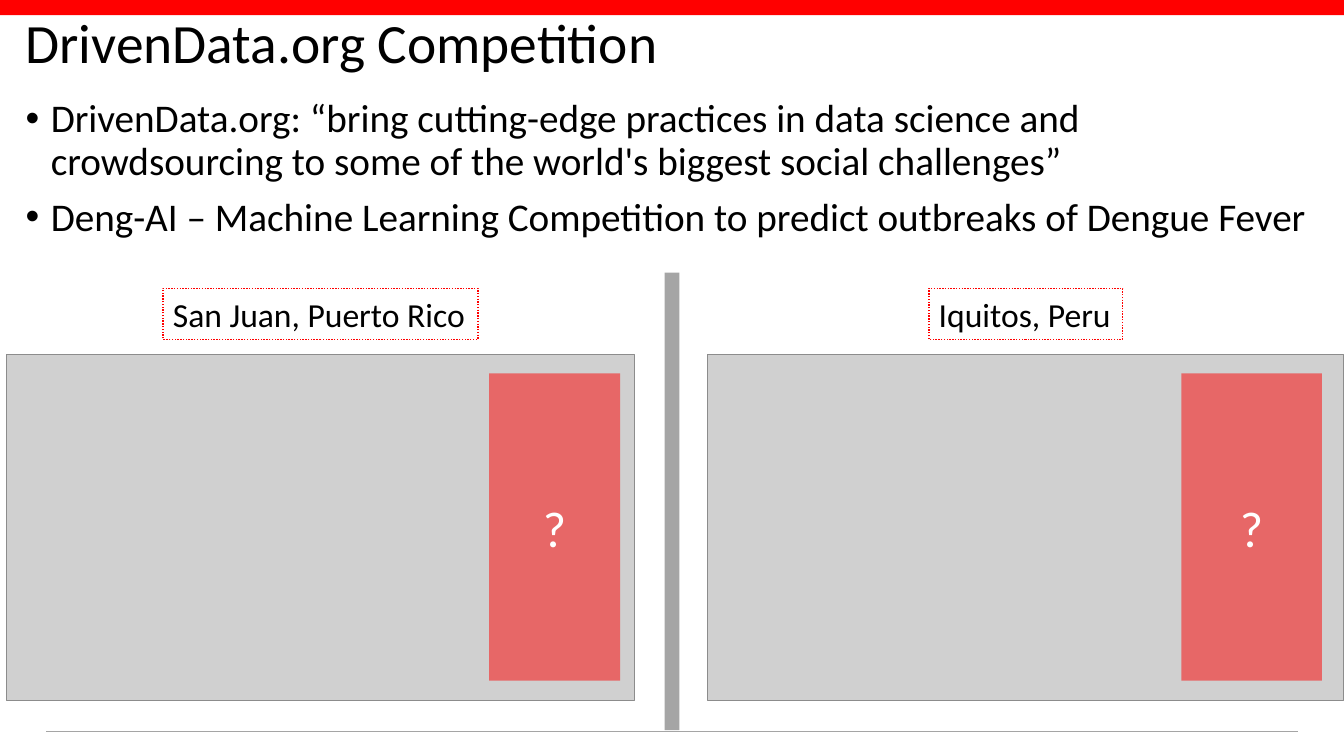
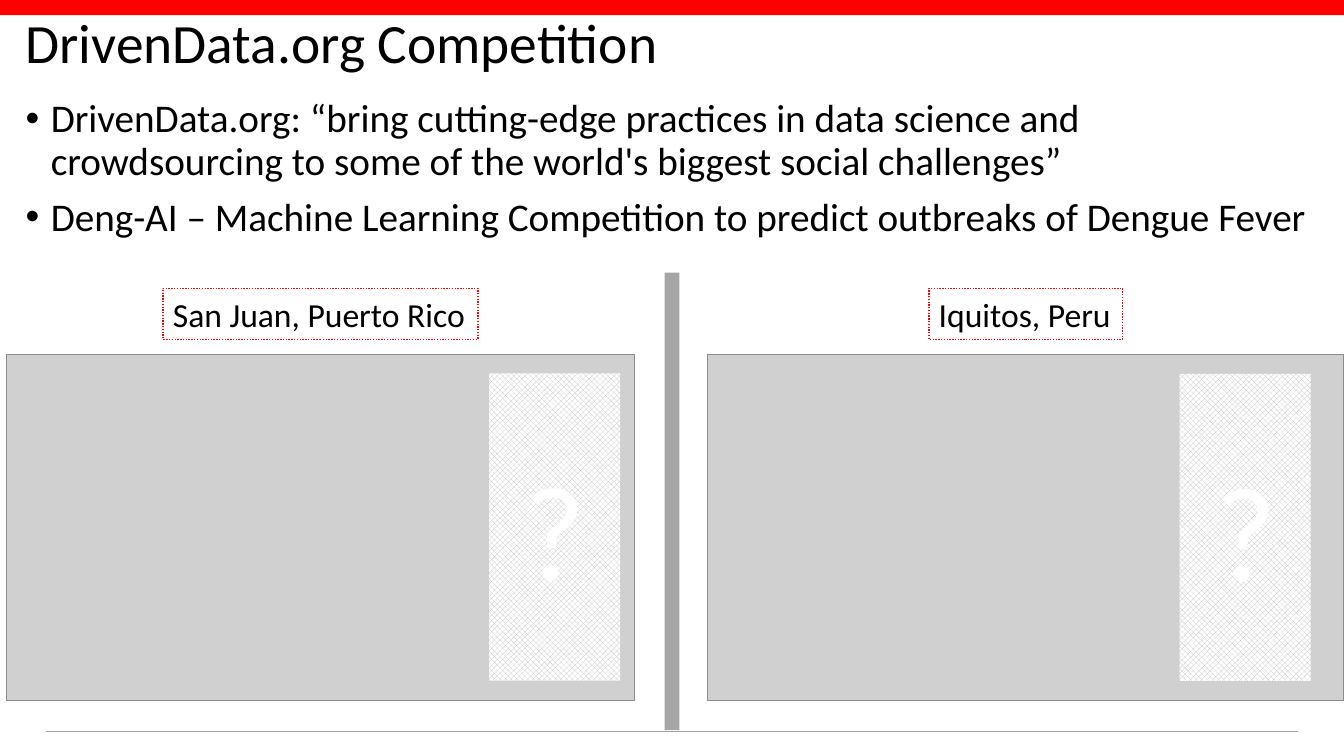
Before and after one commit to conditg/deng-ai, a slide deck: slide 3 of DengAI.pptx. Drawn at 1344x756 pixels with LibreOffice and Linux fonts; fonts in the diff are those of the drawing; grey boxes stand for pictures; background and template pictures are left out. Boxes give left, top, right and bottom in pixels: in the first picture for what was removed or moved away, otherwise in the second. Text is boxed around its words. In the diff, an @@ line names an element or a change of style, - is before the commit and + after.

```diff
--- a/DengAI.pptx
+++ b/DengAI.pptx
@@ rectangle "?" at (x1=489, y1=374, x2=620, y2=682): size 36 to 96 pt; fill #FF0000 at 50% opacity to pattern #BFBFBF on #FFFFFF @@
@@ rectangle "?" at (x1=1180, y1=374, x2=1311, y2=682): size 36 to 96 pt; fill #FF0000 at 50% opacity to pattern #BFBFBF on #FFFFFF @@
@@ rectangle "?" resized from (x1=1182, y1=374, x2=1322, y2=682) to (x1=1180, y1=374, x2=1311, y2=682) @@
```
Also in this commit, not shown: 7 other slides changed, 1 slide added, 1 other file.
